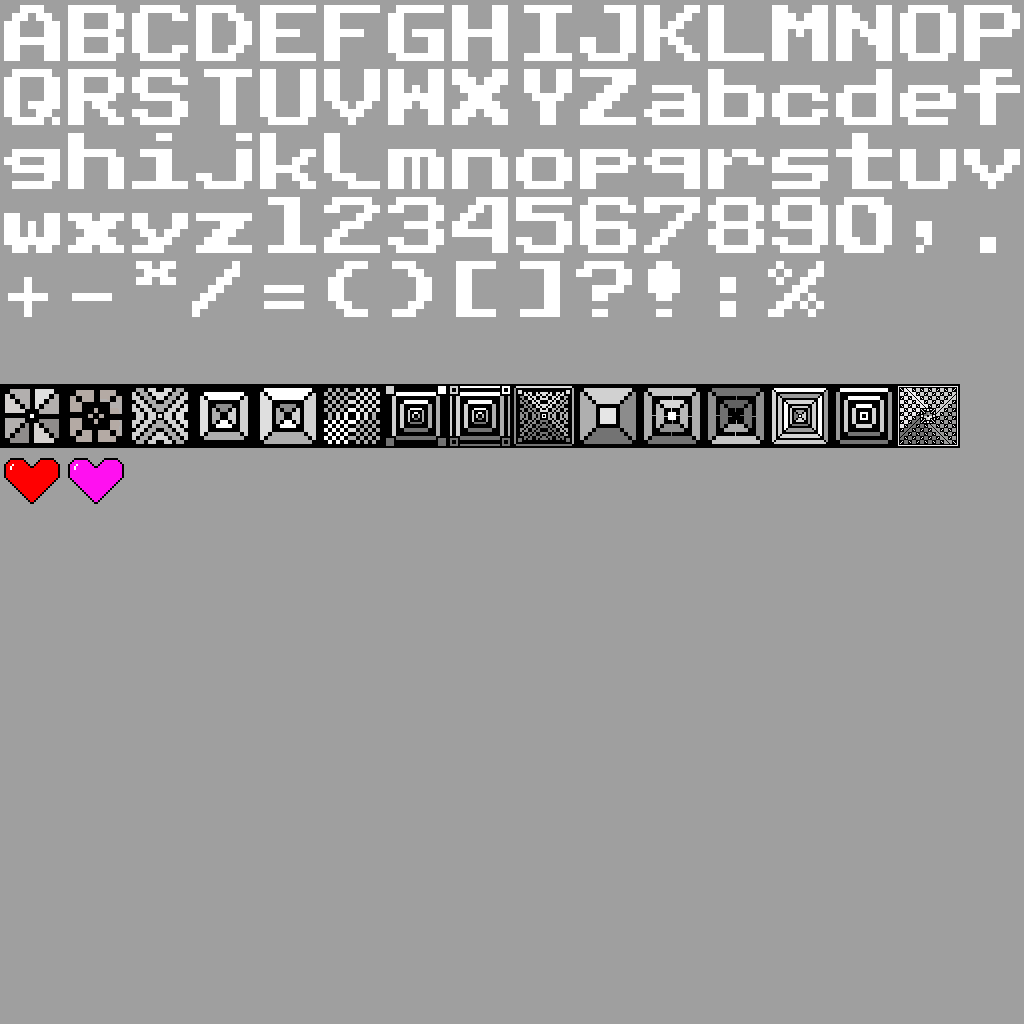
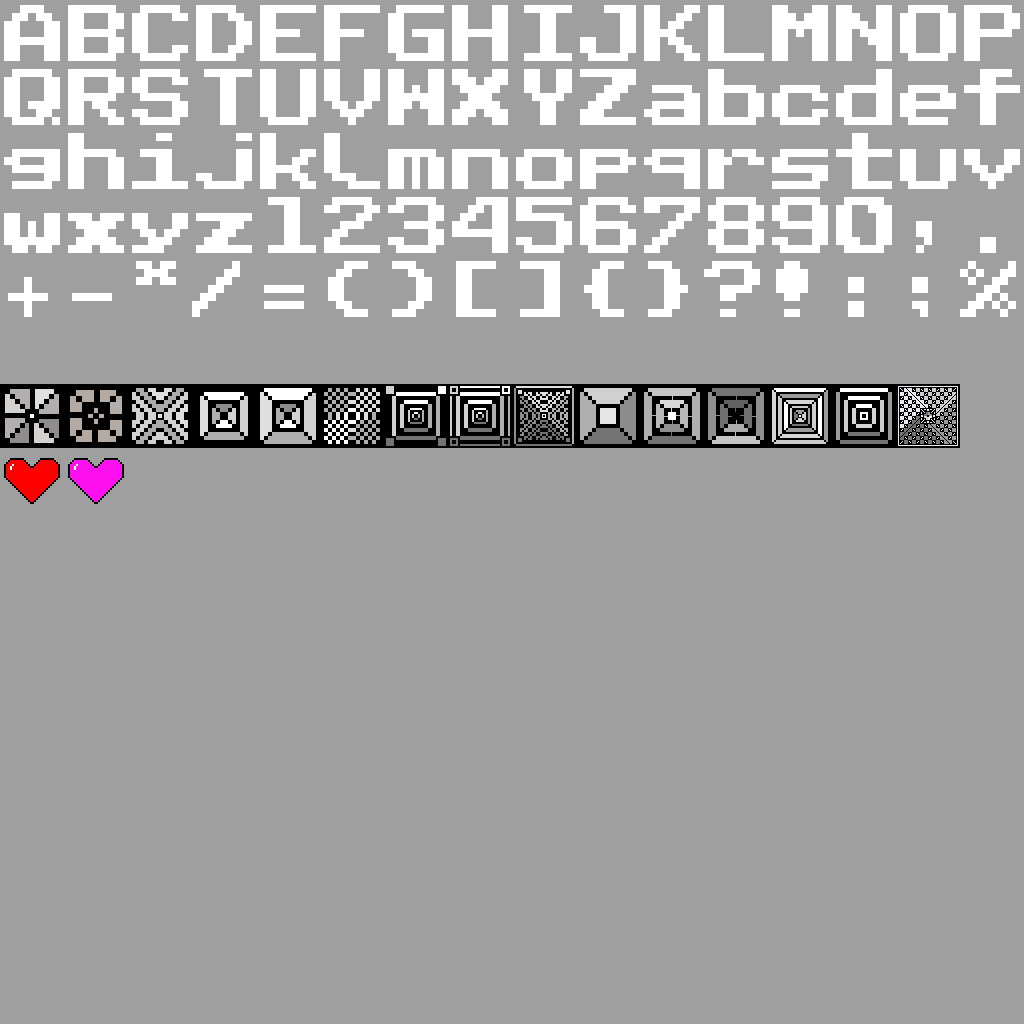
Comparing the layer stacks of the two w=1024, h=1024 images. Changes:
renamed "+-*/=()[]?!:%" to "+-*/=()[]{}?!:;%", painted on it over [576, 261, 1016, 317]
